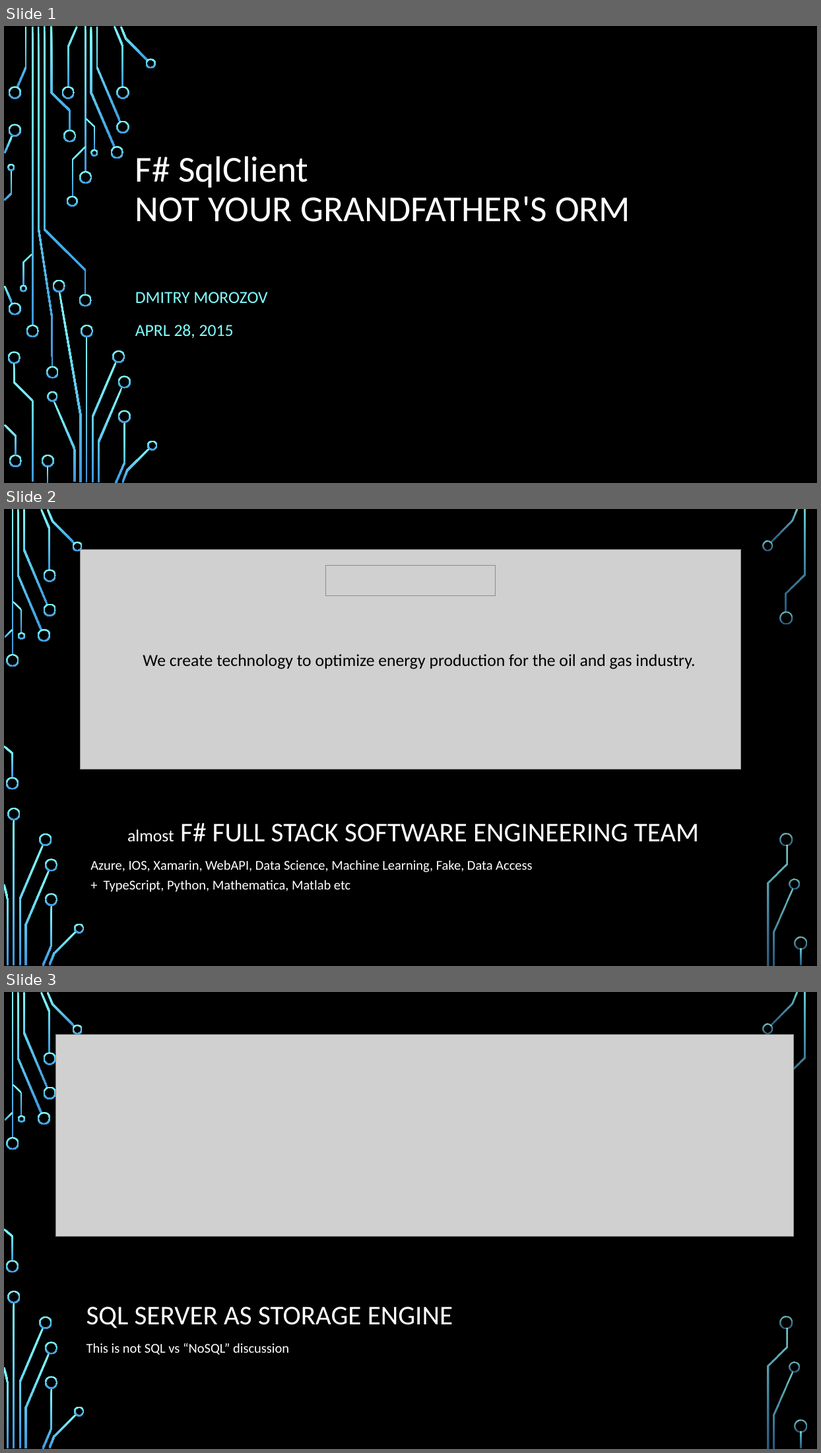
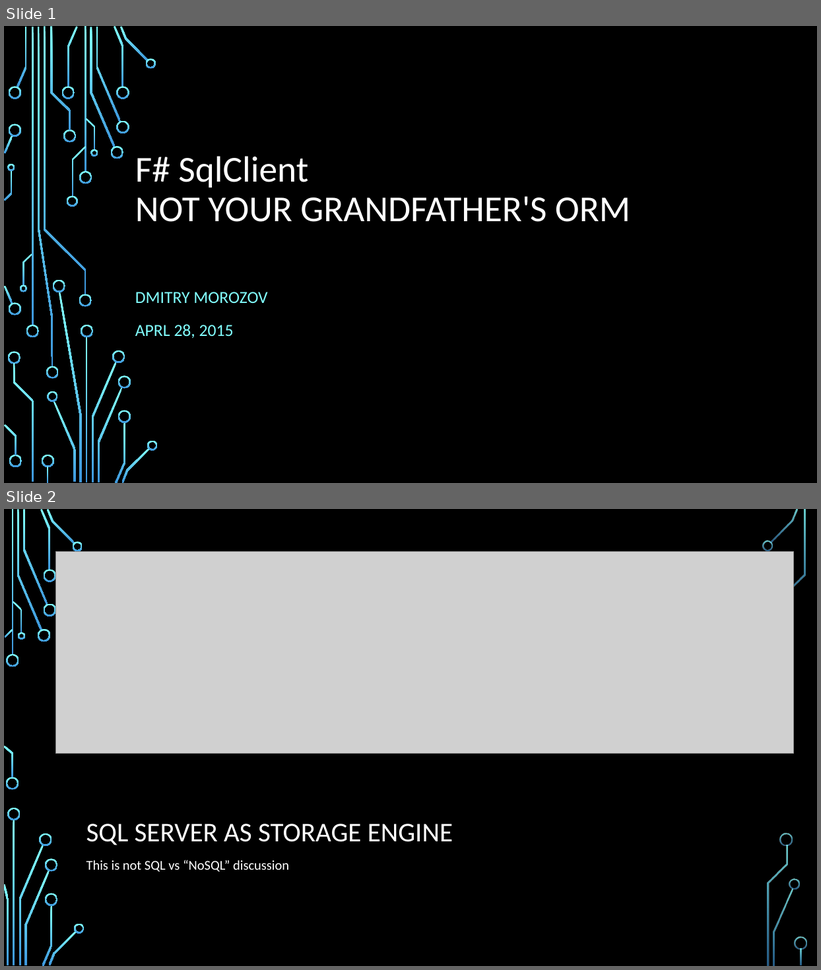
Before and after one commit to dmitry-a-morozov/Presentations, a slide deck: SF FSharp UG. 2015-04-28/slides.pptx. Shown one above the other, each under a label of ours: slides 1, 2 and 3 before the commit, slides 1 and 2 after it. The pictures are 821x1453 and 821x970 pixels, drawn with LibreOffice and Linux fonts; fonts in the diff are those of the drawing; grey boxes stand for pictures; background and template pictures are left out. Boxes give left, top, right and bottom in pixels: in the first picture for what was removed or moved away, otherwise in the second. Text is boxed around its words. In the diff, an @@ line names an element or a change of style, - is before the commit and + after.

Commit message:
slides fix

```diff
--- a/SF FSharp UG. 2015-04-28/slides.pptx
+++ b/SF FSharp UG. 2015-04-28/slides.pptx
@@ slide 2 removed at (x1=4, y1=509, x2=817, y2=966), background picture (left out); not listed: 36 template elements that a slide beside it also shows @@
@@ picture removed at (x1=81, y1=549, x2=741, y2=770) @@
@@ picture removed at (x1=326, y1=566, x2=496, y2=596) @@
@@ text removed at (x1=143, y1=654, x2=695, y2=669) @@
-We create technology to optimize energy production for the oil and gas industry.
@@ title removed at (x1=127, y1=823, x2=699, y2=842) @@
-almost F# FULL STACK SOFTWARE ENGINEERING TEAM
@@ text removed at (x1=90, y1=860, x2=532, y2=892) @@
-Azure, IOS, Xamarin, WebAPI, Data Science, Machine Learning, Fake, Data Access
-+ TypeScript, Python, Mathematica, Matlab etc
@@ what was slide 3 is now slide 2 @@
```
